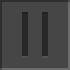
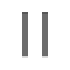
Layer changes from the first (70, 70) image to the second:
painted on "Layer 2" over [0,0,70,70]
